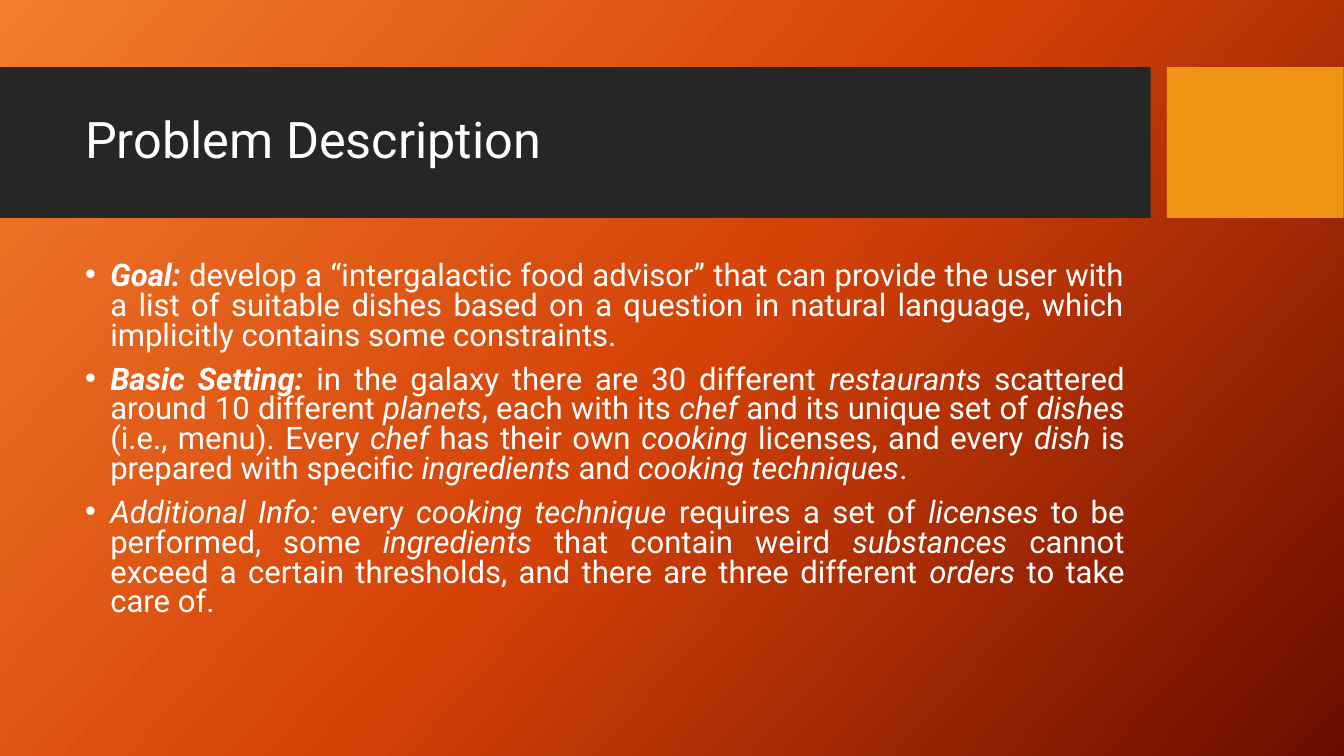
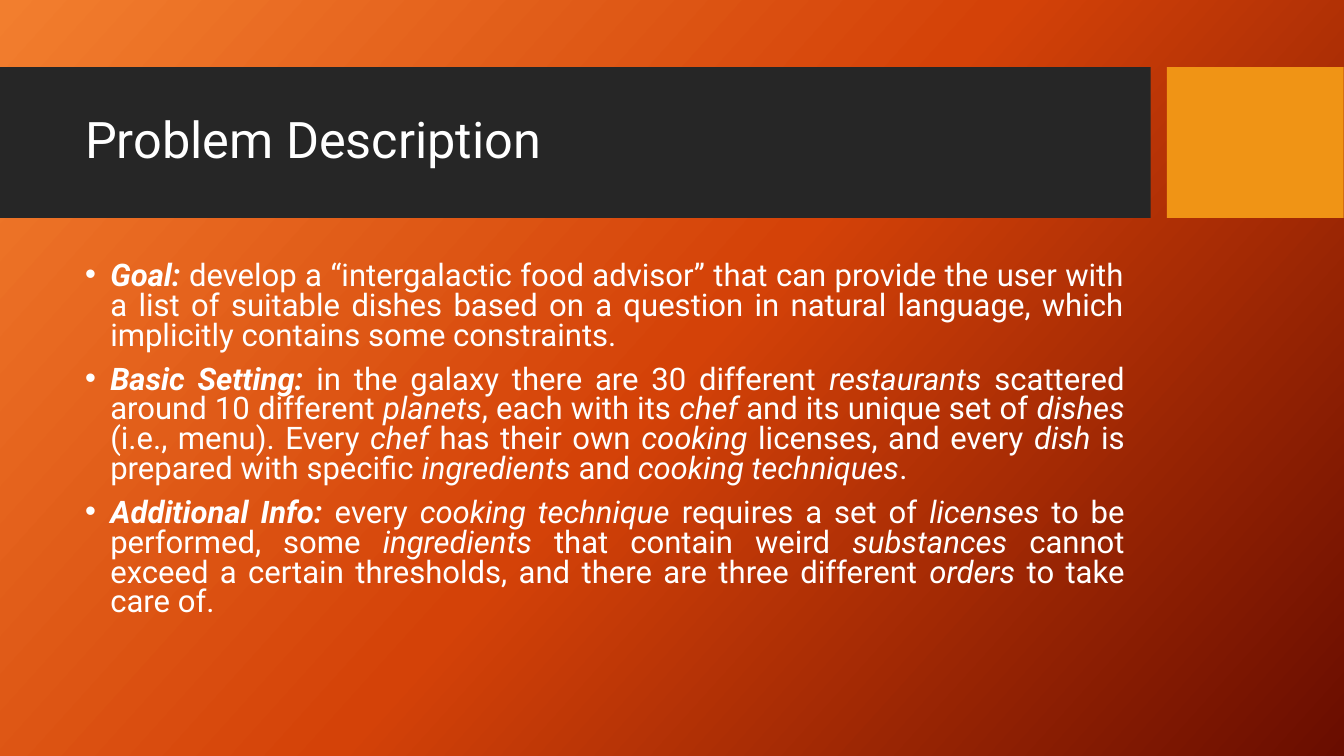
Before and after one commit to PaoloScarponi/hackapizza, a slide deck: slide 3 of docs/Hackapizza 2025 - Team LSF.pptx. Drawn at 1344x756 pixels with LibreOffice and Linux fonts; fonts in the diff are those of the drawing; background and template pictures are left out. Boxes give left, top, right and bottom in pixels: in the first picture for what was removed or moved away, otherwise in the second. Text is boxed around its words. In the diff, an @@ line names an element or a change of style, - is before the commit and + after.

```diff
--- a/docs/Hackapizza 2025 - Team LSF.pptx
+++ b/docs/Hackapizza 2025 - Team LSF.pptx
@@ text at (x1=110, y1=499, x2=1125, y2=613): bold on in "Additional Info:" @@
```
Also in this commit, not shown: 4 other slides changed, 3 slides added, 2 other files.
